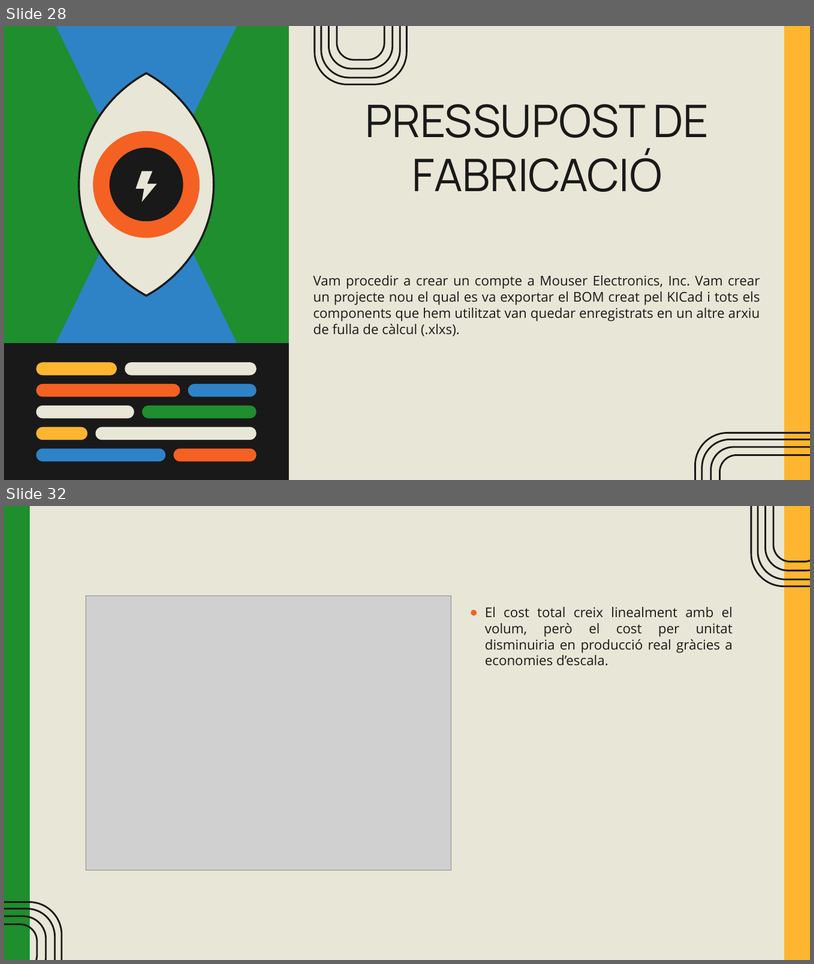
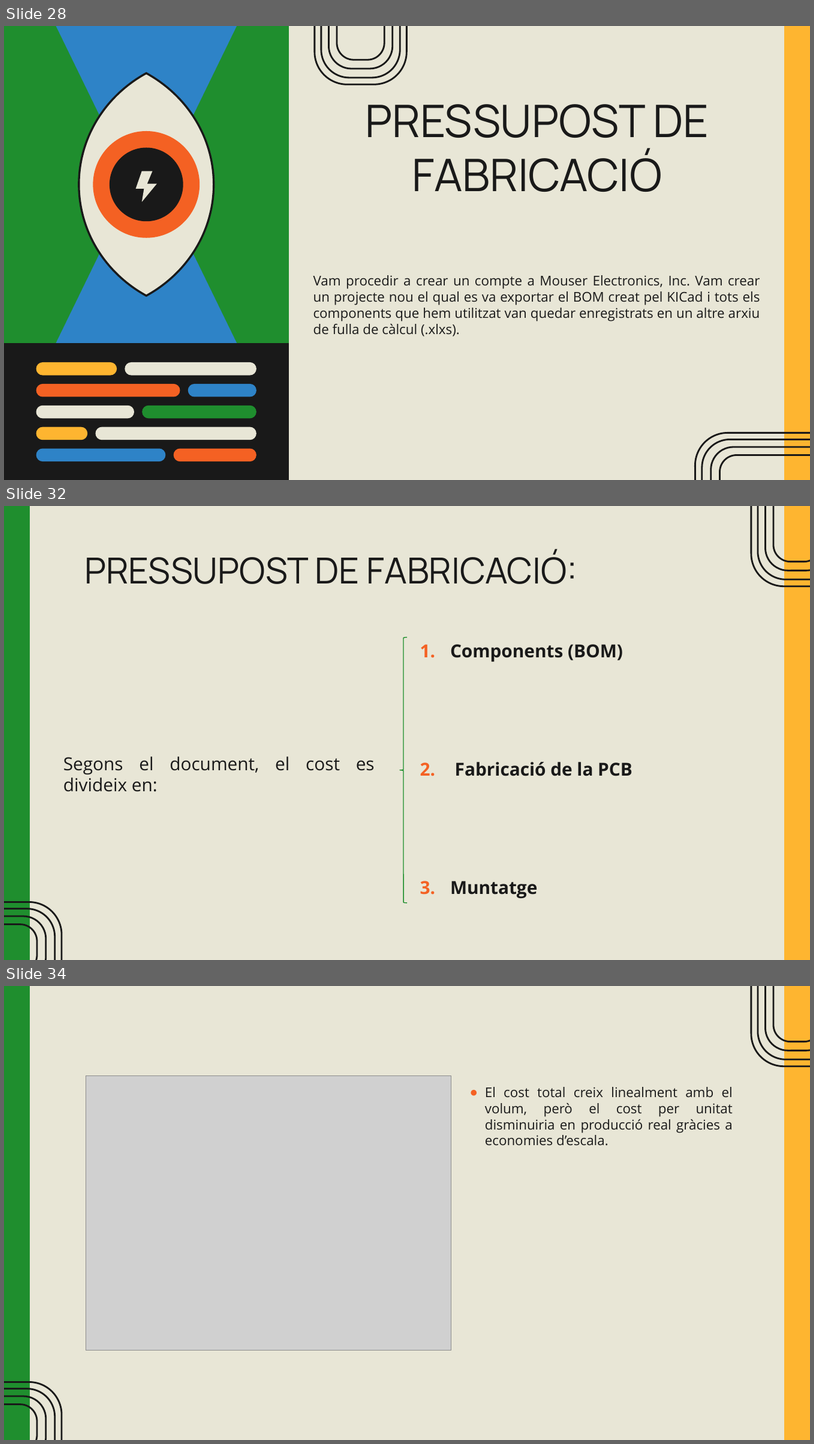
Before and after one commit to EDD2526/edd-project-grup-dijous-dj_d_seients, a slide deck: EINES DE DISSENY – PROJECTE VERSIÓ FINAL.pptx. Shown one above the other, each under a label of ours: slides 28 and 32 before the commit, slides 28, 32 and 34 after it; the slides between them are not shown. The pictures are 814x964 and 814x1444 pixels, drawn with LibreOffice and Linux fonts; fonts in the diff are those of the drawing; grey boxes stand for pictures. Boxes give left, top, right and bottom in pixels: in the first picture for what was removed or moved away, otherwise in the second. Text is boxed around its words. In the diff, an @@ line names an element or a change of style, - is before the commit and + after.

```diff
--- a/EINES DE DISSENY – PROJECTE VERSIÓ FINAL.pptx
+++ b/EINES DE DISSENY – PROJECTE VERSIÓ FINAL.pptx
@@ slide 32 added at box(4, 506, 810, 960), background #E8E6D6; not listed: 10 template elements that a slide beside it also shows @@
@@ title added at box(84, 550, 578, 584), 32 pt, text #191919 @@
+PRESSUPOST DE FABRICACIÓ:
@@ left brace added at box(400, 637, 407, 903), outline #1C8E2B 0.75 pt @@
@@ text added at box(450, 644, 633, 898), 16 pt, text #191919, bold @@
+1. Components (BOM)
+2. Fabricació de la PCB
+3. Muntatge
@@ text added at box(63, 756, 375, 792), 16 pt, text #191919 @@
+Segons el document, el cost es divideix en:
@@ what was slide 32 is now slide 34 @@
```
Also in this commit, not shown: 3 slides changed, 1 other slide added, 2 other files.
